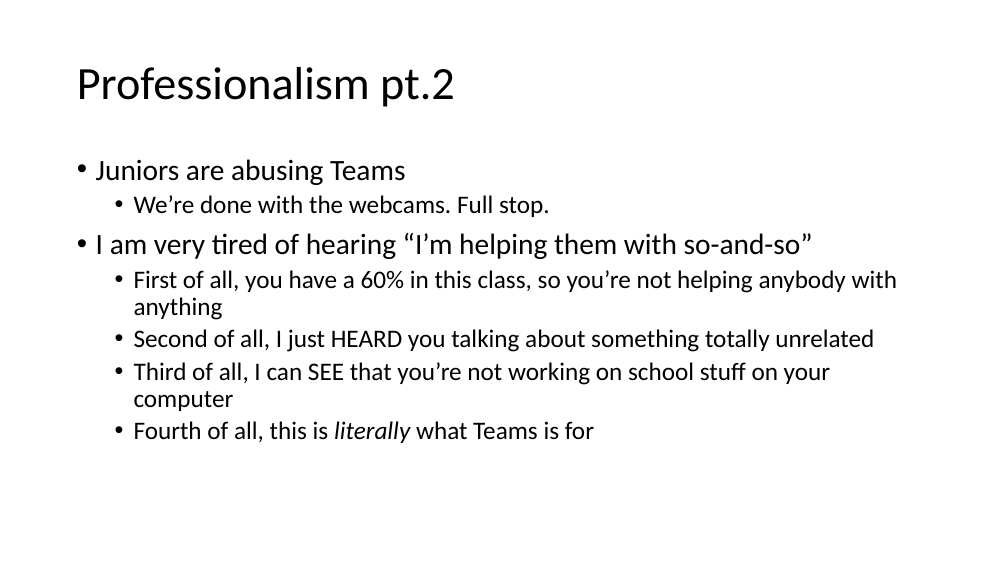
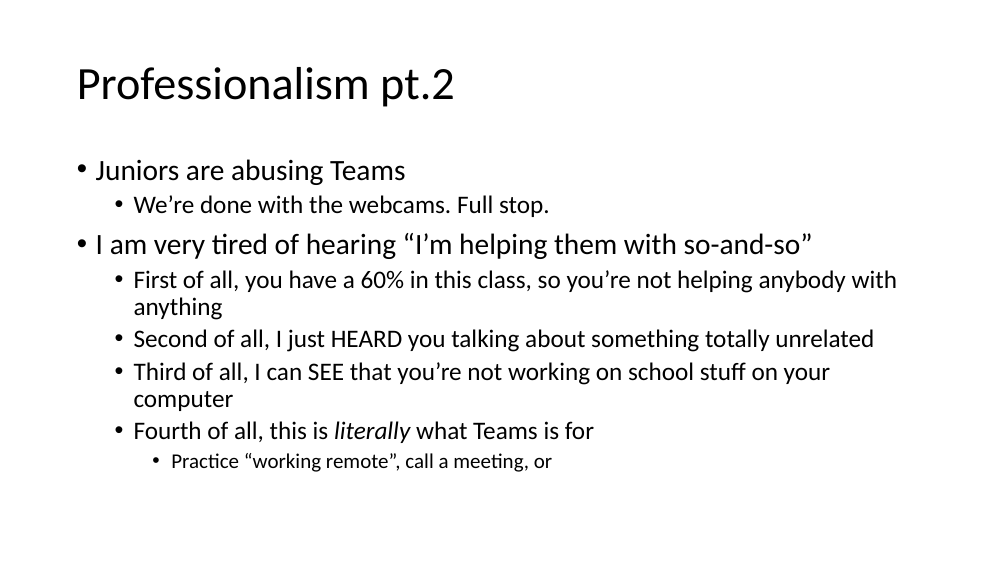
Before and after one commit to parke2023059/docpacs2223, a slide deck: slide 6 of docpac_24240223/Weekly Review.pptx. Drawn at 1008x567 pixels with LibreOffice and Linux fonts; fonts in the diff are those of the drawing. Boxes give left, top, right and bottom in pixels: in the first picture for what was removed or moved away, otherwise in the second. Text is boxed around its words. In the diff, an @@ line names an element or a change of style, - is before the commit and + after.

```diff
--- a/docpac_24240223/Weekly Review.pptx
+++ b/docpac_24240223/Weekly Review.pptx
@@ text at [171, 453, 552, 472]: paragraph added @@
+    • Practice “working remote”, call a meeting, or
```
Also in this commit, not shown: 3 other slides changed, 3 slides added, 1 other file.
